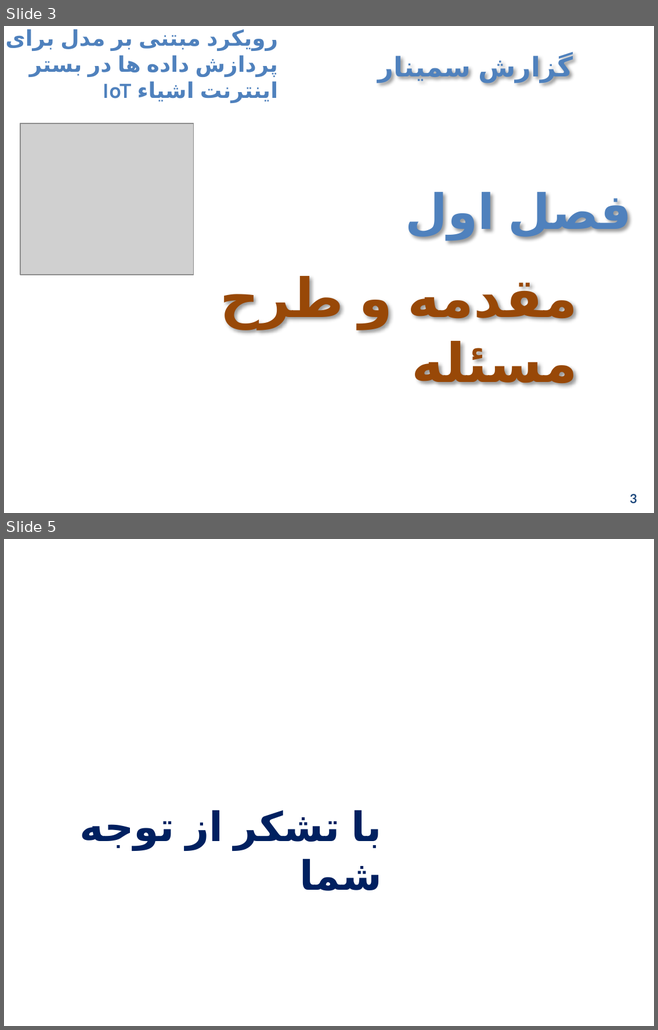
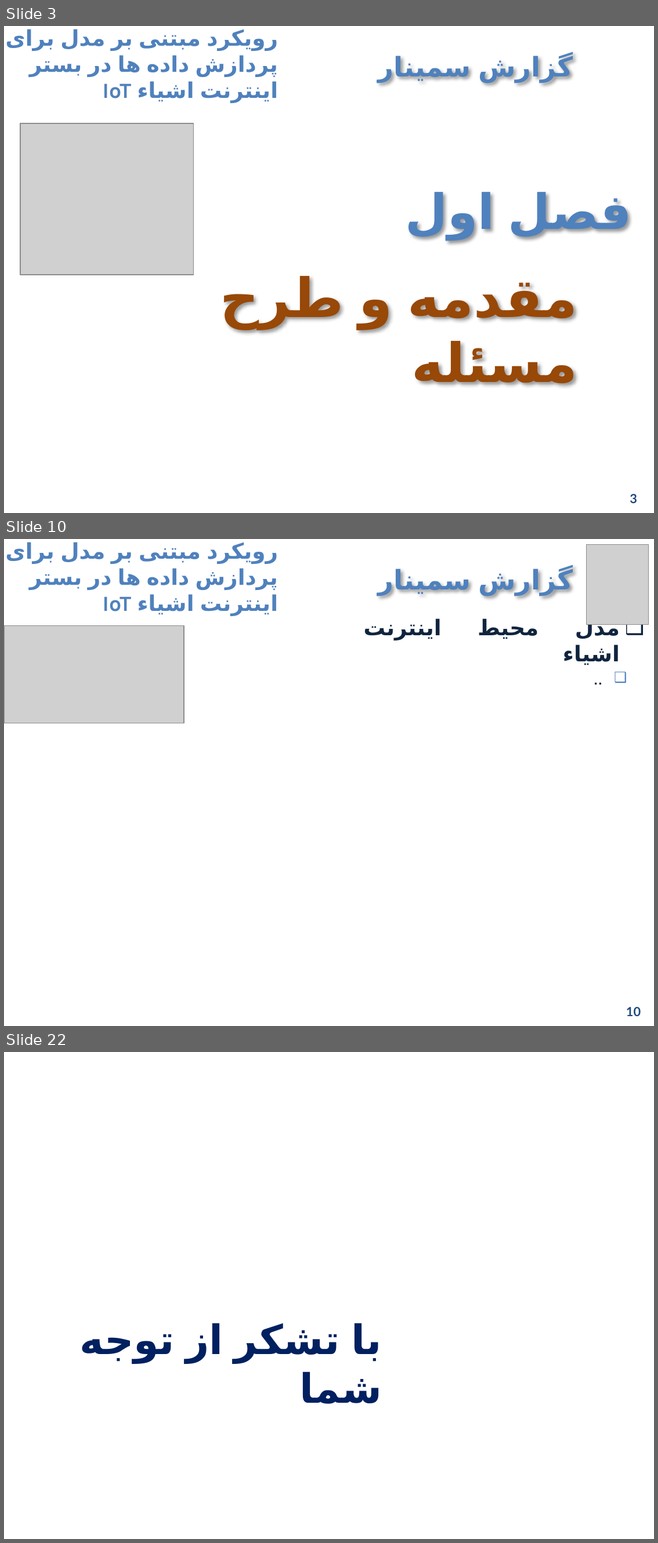
Before and after one commit to majidlotfi/Seminar, a slide deck: PowerPoint.pptx. Shown one above the other, each under a label of ours: slides 3 and 5 before the commit, slides 3, 10 and 22 after it; the slides between them are not shown. The pictures are 658x1030 and 658x1543 pixels, drawn with LibreOffice and Linux fonts; fonts in the diff are those of the drawing; grey boxes stand for pictures; background and template pictures are left out. Boxes give left, top, right and bottom in pixels: in the first picture for what was removed or moved away, otherwise in the second. Text is boxed around its words. In the diff, an @@ line names an element or a change of style, - is before the commit and + after.

```diff
--- a/PowerPoint.pptx
+++ b/PowerPoint.pptx
@@ slide 10 added at box(4, 539, 654, 1026), background #FFFFFF; not listed: 2 template elements that a slide beside it also shows @@
@@ picture added at box(586, 545, 648, 625) @@
@@ text added at box(137, 594, 619, 640), 24 pt, text #0F243E, bold @@
+❑ مدل محيط اينترنت اشياء
@@ picture added at box(4, 625, 184, 723) @@
@@ text added at box(58, 664, 637, 1005), 20 pt, text #0F243E @@
+❑ ..
@@ page number added at box(626, 1007, 640, 1016), 14 pt, text #1F497D, bold @@
+10
@@ what was slide 5 is now slide 22 @@
```
Also in this commit, not shown: 2 slides changed, 16 other slides added, 1 other file.
